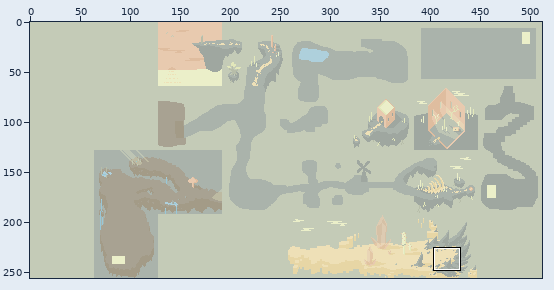
Sprite sheet -- Low Rez Jam 2016.gmx/background/images/bkd_map.png. The first picture is a wide view before the edit; the outline marks the close-up.
Close-up. Earlier state:
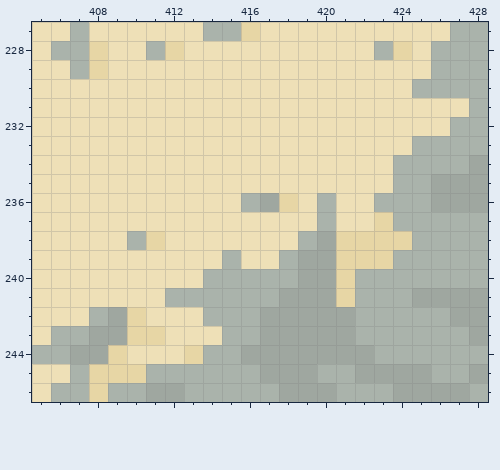
The file is 512x256 pixels. Colours within 5 levels of each other are drawn and written as one. Shown: x 405..428, y 227..246. The commit also changed other parts of the picture, which this record leaves out.
New version:
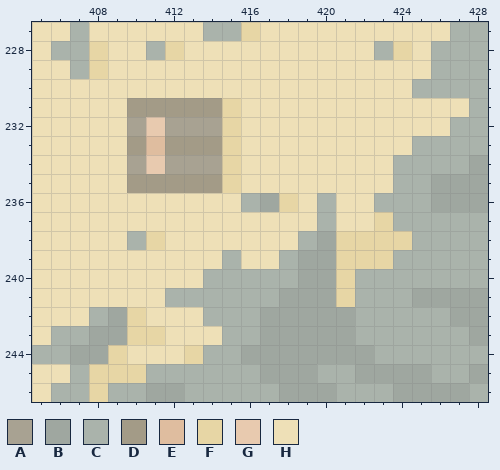
Palette (. is transparent): A #a8a292  B #9fa7a0  C #aab3ab  D #a39b87  E #dfbd9f  F #e7d6a5  G #e8caaf  H #eee0b7
What changed:
Colour A replaces colour H in row 232 at x 410 and 412 to 414; in row 234 at x 410 and 412 to 414.
Colour D replaces colour H in row 231 at x 410 to 414; in row 233 at x 410 and 412 to 414; in row 235 at x 410 to 414.
Colour E replaces colour H in row 233 at x 411.
Colour F replaces colour H in rows 231 to 235 at x 415.
Colour G replaces colour H in row 232 at x 411; in row 234 at x 411.
Boxes around the changes in both close-ups, in picture pixels (x1, y1, x2, y2):
changed: (127, 98, 241, 193)
